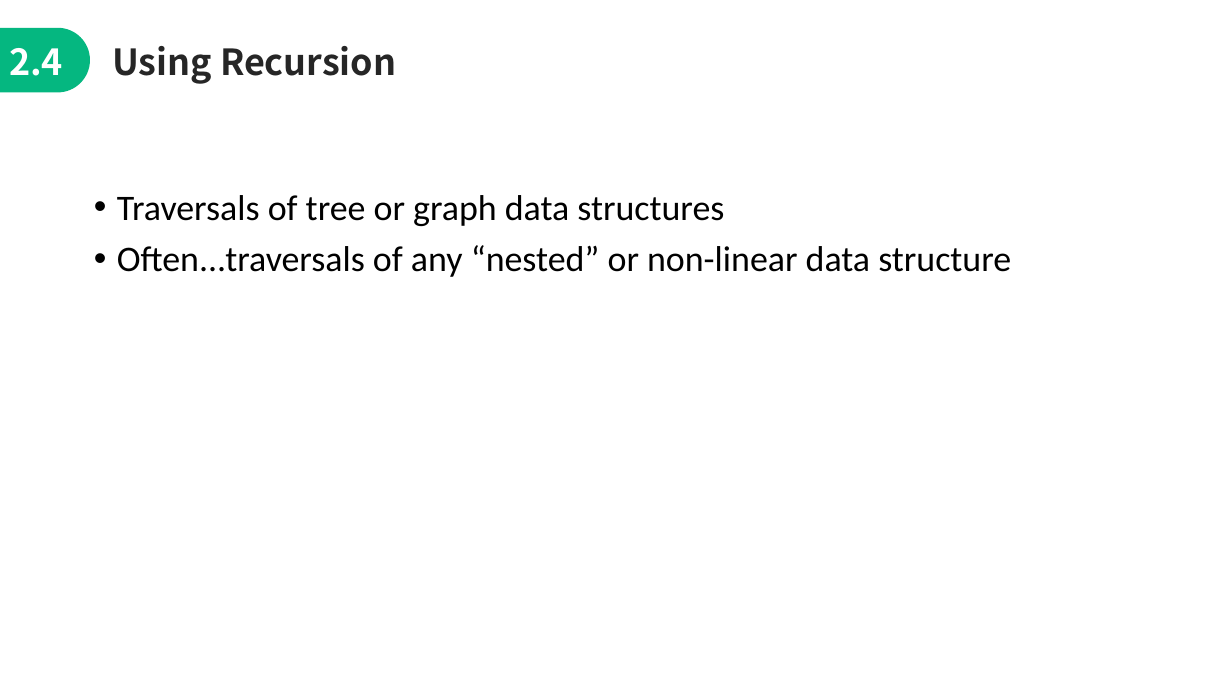
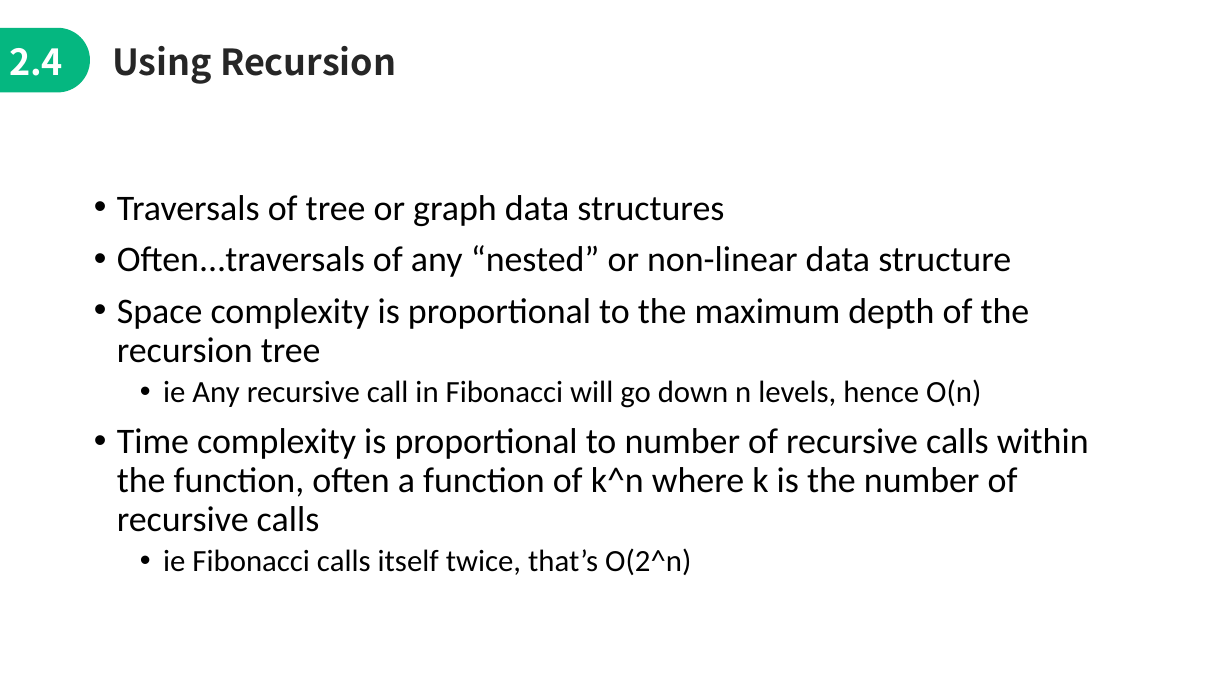
Before and after one commit to jimmyyih518/DSA2022Fall, a slide deck: slide 11 of week5/week5_slides.pptx. Drawn at 1232x693 pixels with LibreOffice and Linux fonts; fonts in the diff are those of the drawing. Boxes give left, top, right and bottom in pixels: in the first picture for what was removed or moved away, otherwise in the second. Text is boxed around its words. In the diff, an @@ line names an element or a change of style, - is before the commit and + after.

```diff
--- a/week5/week5_slides.pptx
+++ b/week5/week5_slides.pptx
@@ text at bbox=[117, 298, 1089, 575]: paragraphs added @@
+• Space complexity is proportional to the maximum depth of the recursion tree
+  • ie Any recursive call in Fibonacci will go down n levels, hence O(n)
+• Time complexity is proportional to number of recursive calls within the function, often a function of k^n where k is the number of recursive calls
+  • ie Fibonacci calls itself twice, that’s O(2^n)
```
Also in this commit, not shown: 11 other files.
